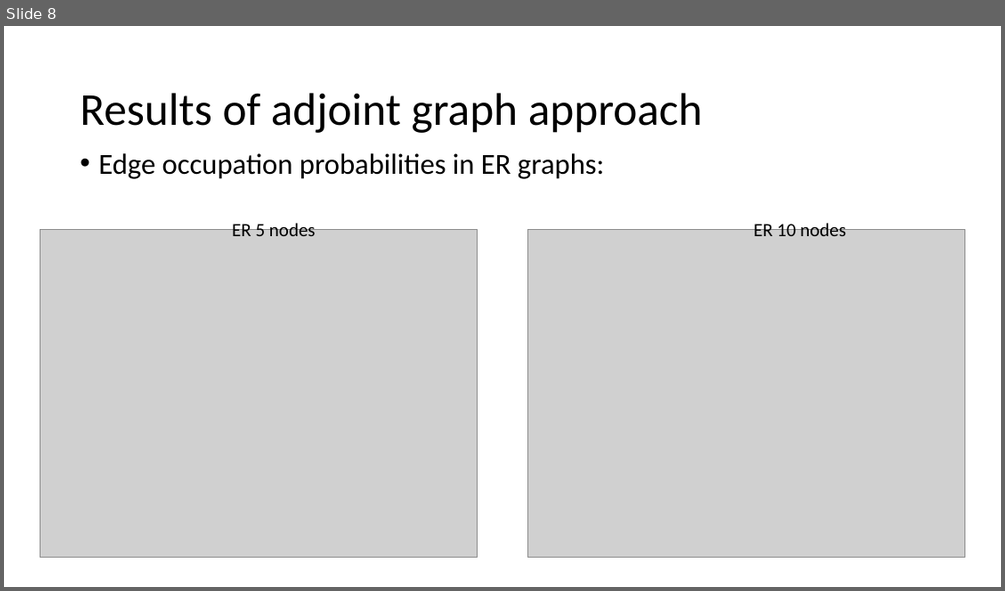
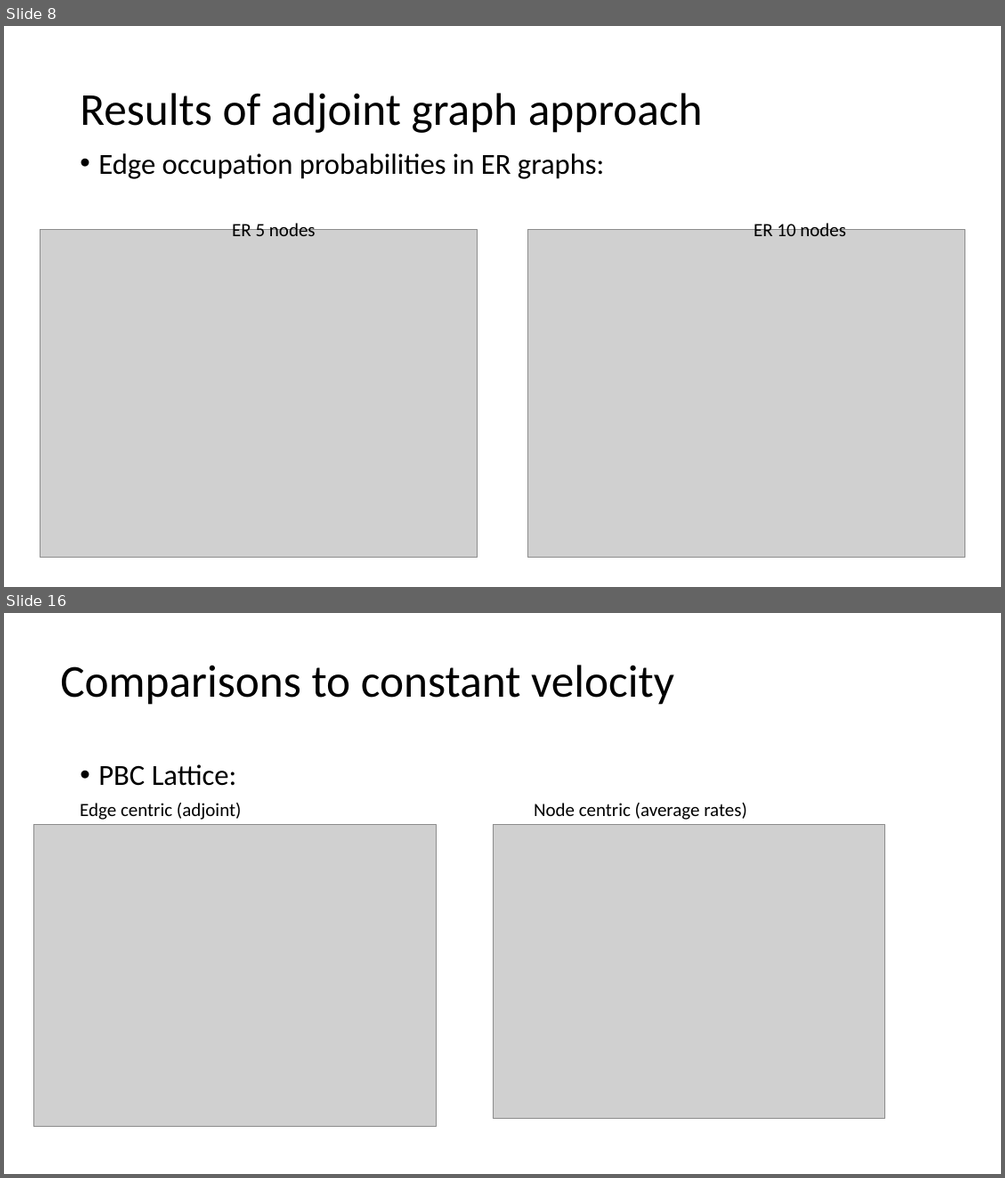
Before and after one commit to COSIN3-UOC/Hodge_decomposition, a slide deck: results_04_05.pptx. Shown one above the other, each under a label of ours: slide 8 before the commit, slides 8 and 16 after it; the slides between them are not shown. The pictures are 1005x591 and 1005x1178 pixels, drawn with LibreOffice and Linux fonts; fonts in the diff are those of the drawing; grey boxes stand for pictures. Boxes give left, top, right and bottom in pixels: in the first picture for what was removed or moved away, otherwise in the second. Text is boxed around its words. In the diff, an @@ line names an element or a change of style, - is before the commit and + after.

Commit message:
comparison dynamical models

```diff
--- a/results_04_05.pptx
+++ b/results_04_05.pptx
@@ slide 16 added at [4,613,1001,1174], background #FFFFFF @@
@@ title added at [60,665,674,705], 44 pt, text #000000 @@
+Comparisons to constant velocity
@@ text added at [98,764,237,786], 28 pt, text #000000 @@
+• PBC Lattice:
@@ picture added at [33,825,436,1127] @@
@@ text added at [80,803,242,819], 18 pt, text #000000 @@
+Edge centric (adjoint)
@@ picture added at [493,825,884,1119] @@
@@ text added at [534,803,747,819], 18 pt, text #000000 @@
+Node centric (average rates)
```
Also in this commit, not shown: 1 slide changed, 8 other slides added, 12 other files.
